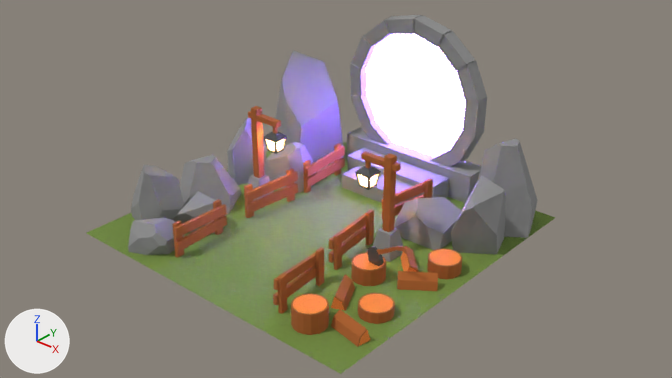
One commit to the Blender file 06_Portal-Scene/36_Creating-a-Scene-in-Blender/portal.blend: the scene before it, then after it.
One viewpoint serves both versions: the file's camera 'Camera'. The lights are fixed; the arrows at lower left show +X, +Y and +Z.
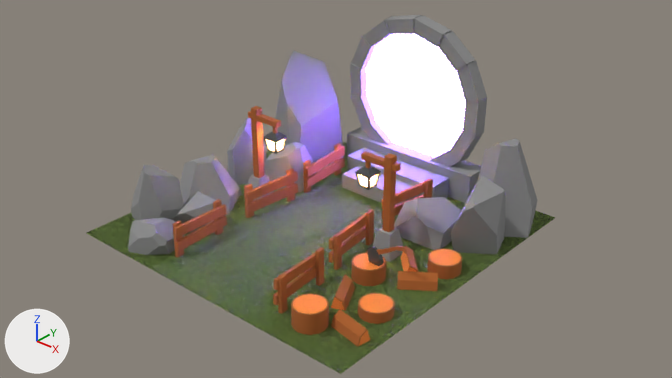
Where the newer file only moved an object's origin or applied its transform, the numbers keep the older frame.

Where the change shows, as pixel boxes [x1, y1, x2, y2] in the pictures (672 x 378 px):
'Floor', recoloured
    both: [87, 141, 555, 374]
'Stairs', recoloured
    both: [347, 133, 481, 203]
'Rock.007', recoloured
    both: [265, 142, 314, 192]

The change, as a list of edits to the scene's bpy script:
```text
Change mat_grass:
    remove n2 = _N.new('ShaderNodeTexNoise'); n2.name = 'Noise Texture'
    remove n2.inputs[2].default_value = 11.52  # 'Scale'
    remove n2.inputs[3].default_value = 5.54  # 'Detail'
    remove n2.inputs[4].default_value = 1.0  # 'Roughness'
    where n3 = _N.new('ShaderNodeBump'); n3.name = 'Bump'
    n3.inputs[0].default_value: 0.28 -> 0.852  # 'Strength'
    add n2 = _N.new('ShaderNodeTexNoise'); n2.name = 'Noise Texture'
    add n2.inputs[2].default_value = 14.72  # 'Scale'
    add n2.inputs[3].default_value = 13.6  # 'Detail'
    add n2.inputs[4].default_value = 1.0  # 'Roughness'
    add _L.new(n2.outputs[1], n3.inputs[4])  # 'Color' to 'Normal'
Change mat_rock:
    where n0 = _N.new('ShaderNodeBsdfPrincipled'); n0.name = 'Principled BSDF'
    add n0.inputs[13].default_value = 0.0  # 'Specular IOR Level'
    remove n2 = _N.new('ShaderNodeBump'); n2.name = 'Bump'
    remove n2.inputs[0].default_value = 0.0677  # 'Strength'
    remove n2.inputs[1].default_value = 6.8  # 'Distance'
    remove n2.inputs[2].default_value = 1.0  # 'Filter Width'
    add n4 = _N.new('ShaderNodeTexNoise'); n4.name = 'Noise Texture'
    add n4.inputs[2].default_value = 0.08  # 'Scale'
    add n4.inputs[3].default_value = 7.22  # 'Detail'
    add n4.inputs[4].default_value = 1.0  # 'Roughness'
    where n3 = _N.new('ShaderNodeValToRGB'); n3.name = 'ColorRamp'
    remove _e = n3.color_ramp.elements.new(1.0); _e.color = (0.0722, 0.0722, 0.0722, 1.0)
    remove n4 = _N.new('ShaderNodeTexNoise'); n4.name = 'Noise Texture'
    remove n4.inputs[2].default_value = 1.6  # 'Scale'
    remove n4.inputs[3].default_value = 3.88  # 'Detail'
    add _e = n3.color_ramp.elements.new(1.0); _e.color = (0.431, 0.431, 0.431, 1.0)
    add n2 = _N.new('ShaderNodeBump'); n2.name = 'Bump'
    add n2.inputs[0].default_value = 0.103  # 'Strength'
    add n2.inputs[1].default_value = 0.24  # 'Distance'
    add n2.inputs[2].default_value = 1.0  # 'Filter Width'
```
